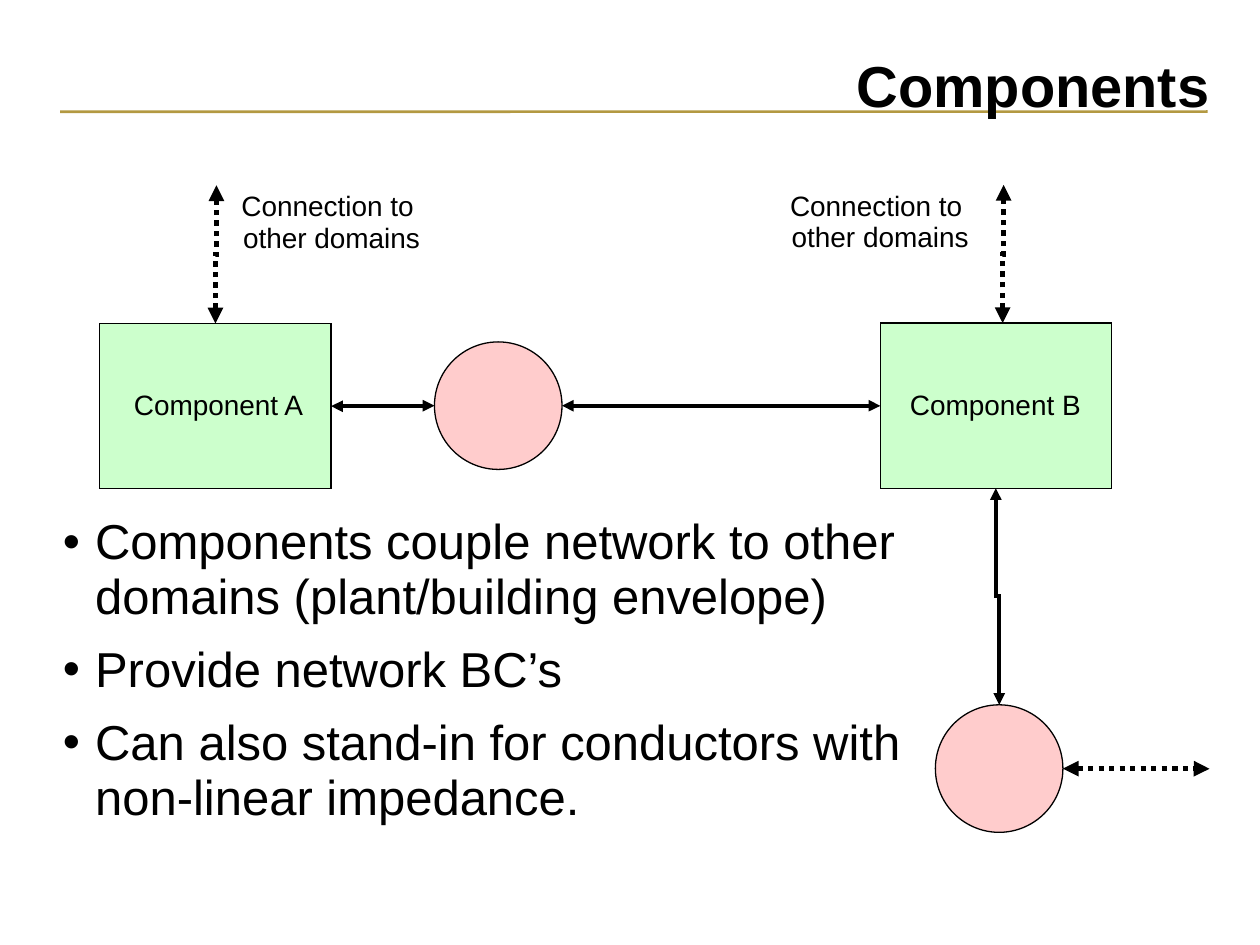
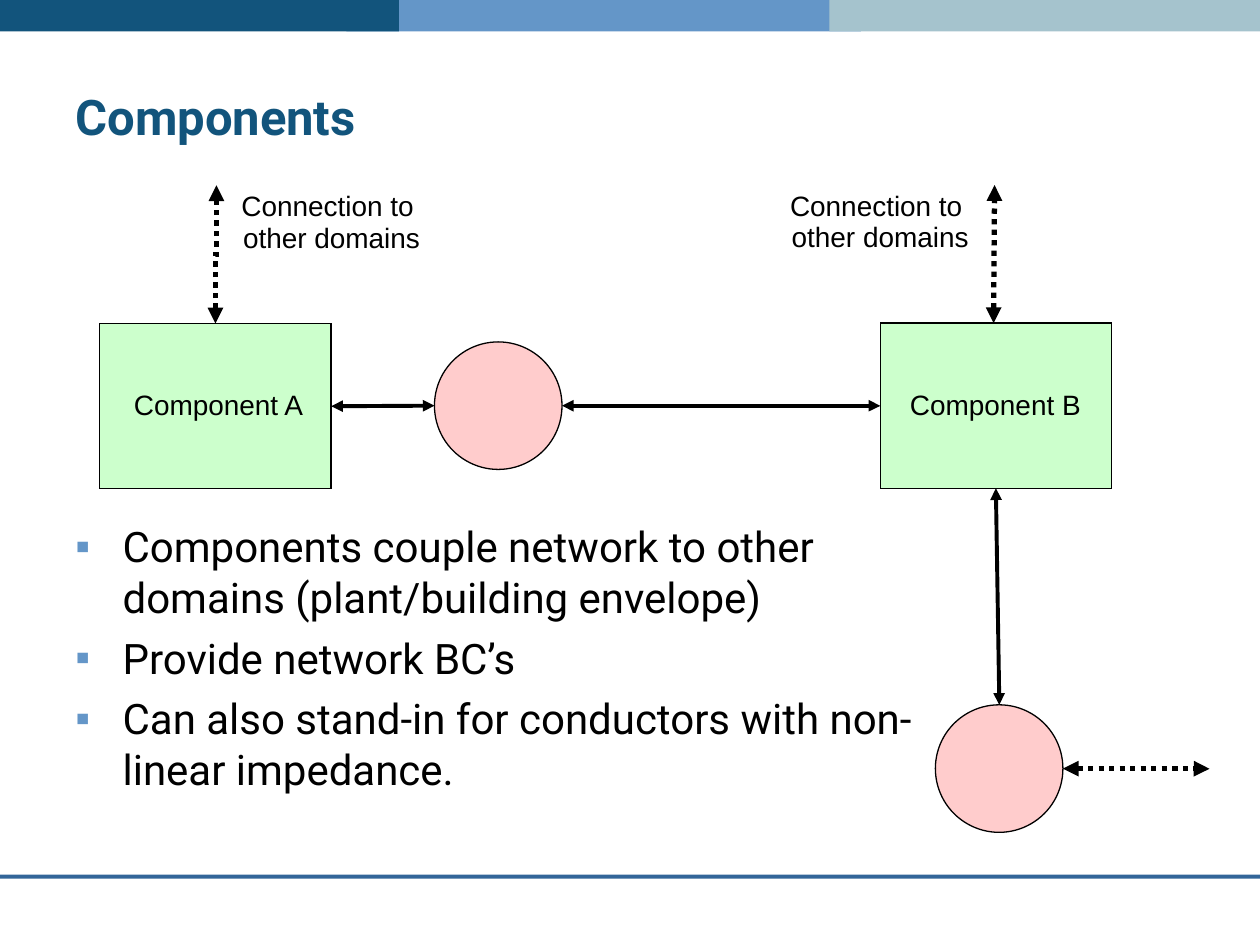
Before and after one commit to ESP-rCommunity/ESPrExtras, a slide deck: slide 8 of training/co-simulator_ESP-r/elec_network/electric_network.ppt. Drawn at 1260x945 pixels with LibreOffice and Linux fonts; fonts in the diff are those of the drawing; background and template pictures are left out. Boxes give left, top, right and bottom in pixels: in the first picture for what was removed or moved away, otherwise in the second. Text is boxed around its words. In the diff, an @@ line names an element or a change of style, - is before the commit and + after.

```diff
--- a/training/co-simulator_ESP-r/elec_network/electric_network.ppt
+++ b/training/co-simulator_ESP-r/elec_network/electric_network.ppt
@@ rectangle added at (0, 0, 399, 32), fill #12547C @@
@@ rectangle added at (346, 0, 861, 32), fill #6496C8 @@
@@ rectangle added at (829, 0, 1260, 32), fill #A5C3CD @@
@@ title "Components": place and size @@
-title "Components" at (857, 66, 1210, 117)
+title "Components" at (75, 99, 355, 145)
@@ title "Components" at (75, 99, 355, 145): size 33 to 28 pt, font Arial to Roboto, text colour #000000 to #12547C; alignment right to left; line spacing 0.84 to 1 @@
@@ line removed from (1207, 112) to (60, 112) @@
@@ elbow double arrow moved from (1003, 323) - (1004, 185) to (994, 323) - (994, 185) @@
@@ elbow double arrow (994, 323) - (994, 185): elbow double arrow to double arrow @@
@@ elbow double arrow (995, 488) - (999, 704): elbow double arrow to double arrow; route changed @@
@@ text "Components couple network to other ..." at (123, 530, 912, 794): size 28 to 24 pt, font Arial to Roboto; bullet • to ▪; line spacing 0.93 to 1; less space between paragraphs; bullet colour #000000 to #6496C8 @@
@@ line added from (1260, 877) to (0, 877), #336699 2.24 pt @@
```
Also in this commit, not shown: 13 other slides changed.
